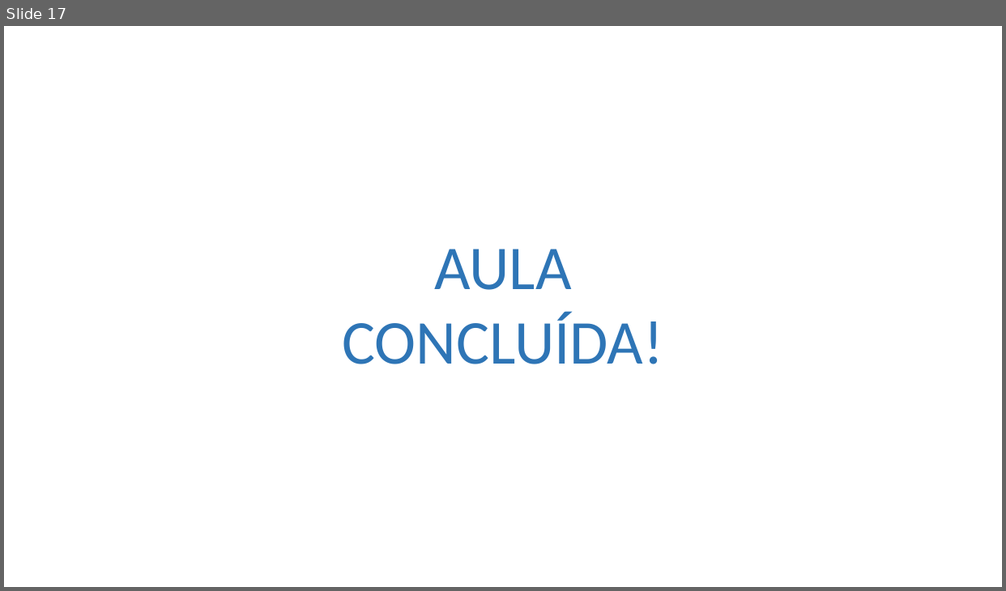
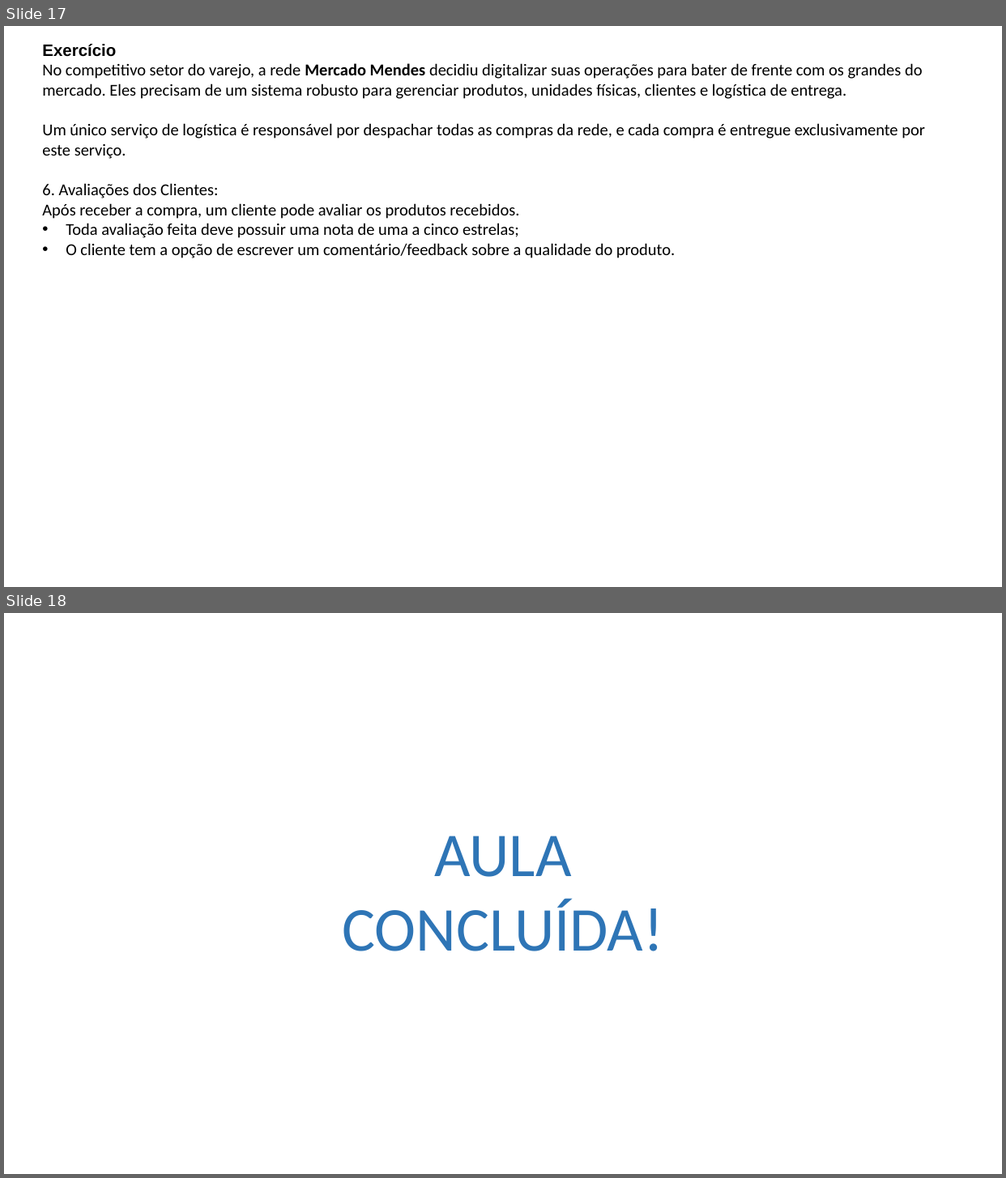
Before and after one commit to Felipe-Tagawa/C07-Monitoria, a slide deck: Aula 4/Models.pptx. Shown one above the other, each under a label of ours: slide 17 before the commit, slides 17 and 18 after it. The pictures are 1006x591 and 1006x1178 pixels, drawn with LibreOffice and Linux fonts; fonts in the diff are those of the drawing; background and template pictures are left out. Boxes give left, top, right and bottom in pixels: in the first picture for what was removed or moved away, otherwise in the second. Text is boxed around its words. In the diff, an @@ line names an element or a change of style, - is before the commit and + after.

```diff
--- a/Aula 4/Models.pptx
+++ b/Aula 4/Models.pptx
@@ slide 17 added at <box>4,26,1002,587</box>, background picture (left out) @@
@@ text added at <box>42,44,925,258</box>, 16 pt, text #000000 @@
+Exercício
+No competitivo setor do varejo, a rede Mercado Mendes decidiu digitalizar suas operações para bater de frente com os grandes do mercado. Eles precisam de um sistema robusto para gerenciar produtos, unidades físicas, clientes e logística de entrega.
+Um único serviço de logística é responsável por despachar todas as compras da rede, e cada compra é entregue exclusivamente por este serviço.
+6. Avaliações dos Clientes:
+Após receber a compra, um cliente pode avaliar os produtos recebidos.
+• Toda avaliação feita deve possuir uma nota de uma a cinco estrelas;
+• O cliente tem a opção de escrever um comentário/feedback sobre a qualidade do produto.
@@ what was slide 17 is now slide 18 @@
```
Also in this commit, not shown: 4 slides changed, 2 other slides added, 2 slides removed, 2 other files.
